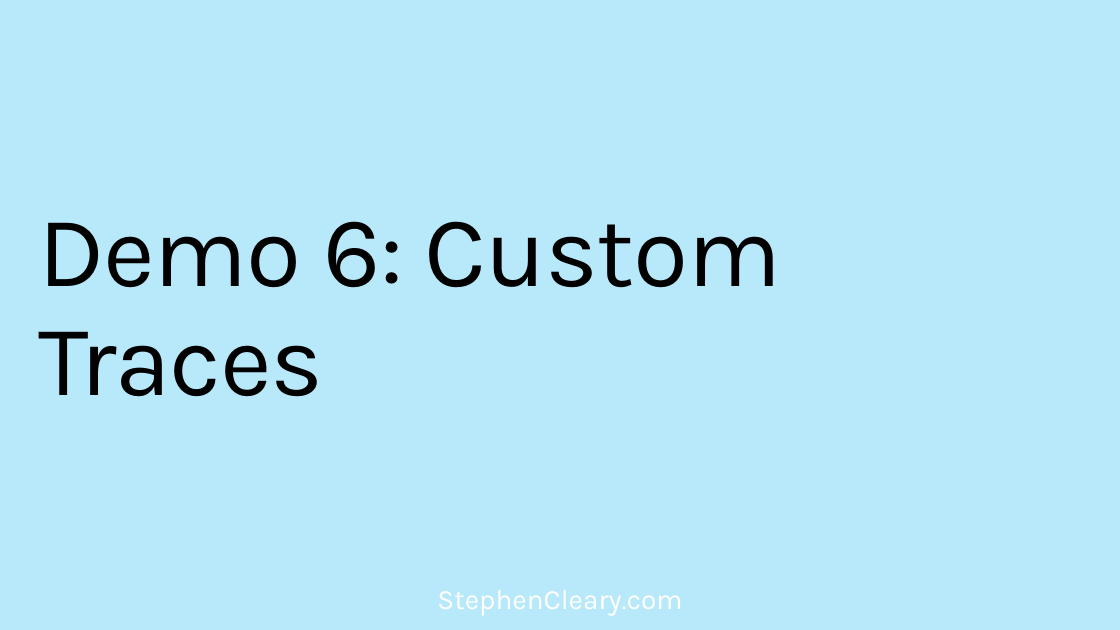
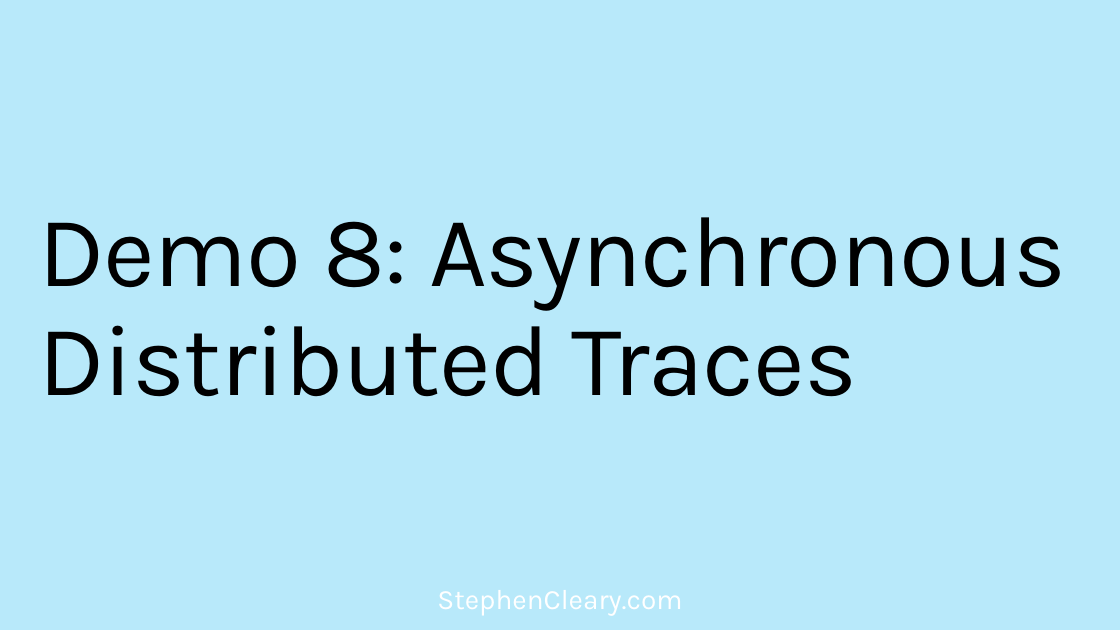
Before and after one commit to StephenCleary/Presentations, a slide deck: slide 34 of Telemetry/Logging Hero.pptx (slide 33 before the commit). Drawn at 1120x630 pixels with LibreOffice and Linux fonts; fonts in the diff are those of the drawing; background and template pictures are left out. Boxes give left, top, right and bottom in pixels: in the first picture for what was removed or moved away, otherwise in the second. Text is boxed around its words. In the diff, an @@ line names an element or a change of style, - is before the commit and + after.

Commit message:
Updates to talk.

```diff
--- a/Telemetry/Logging Hero.pptx
+++ b/Telemetry/Logging Hero.pptx
@@ title at <box>38,217,1066,397</box>: text changed @@
-Demo 6: Custom Traces
+Demo 8: Asynchronous Distributed Traces
```
Also in this commit, not shown: 2 other slides changed, 1 slide added.
